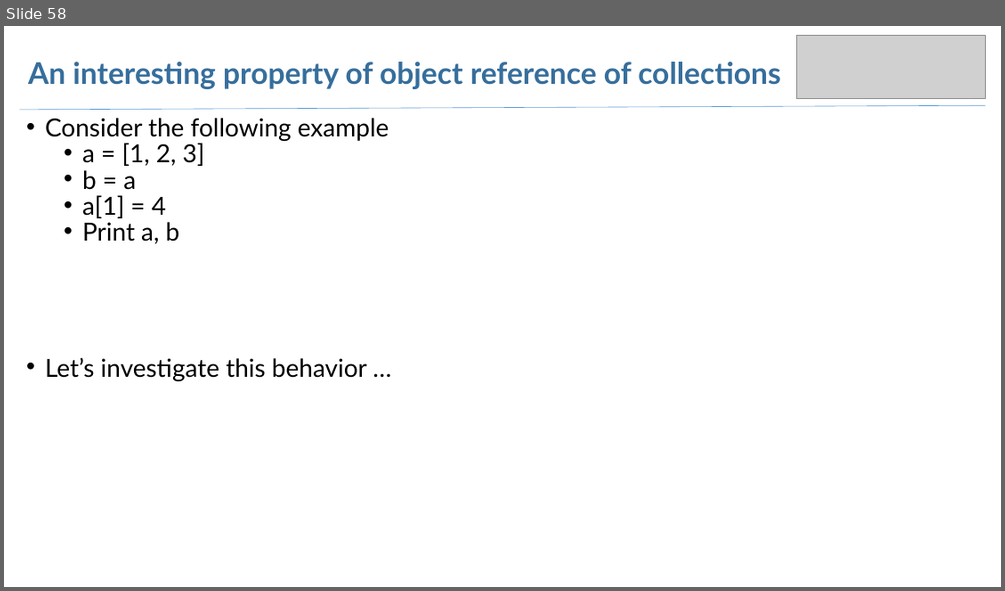
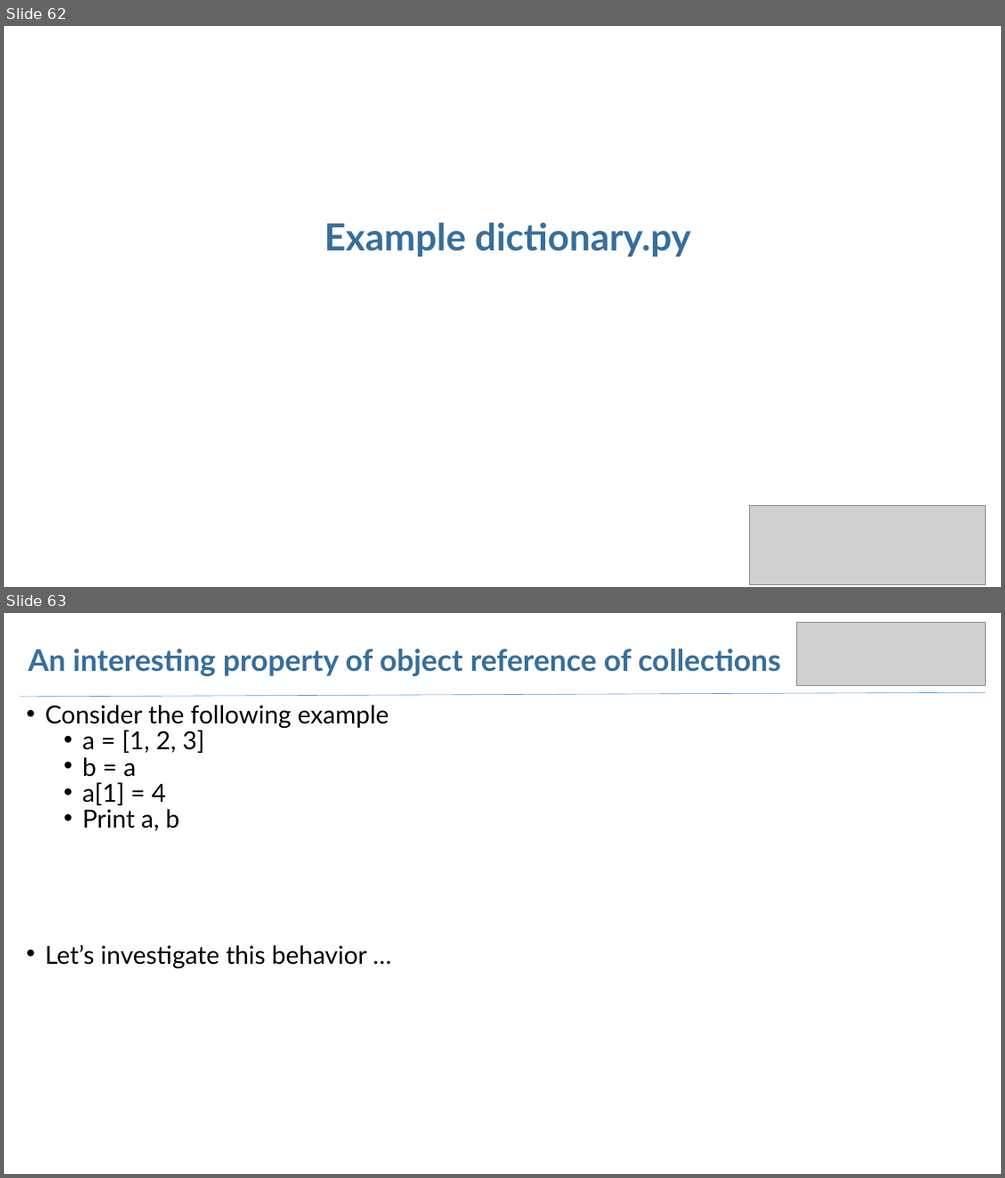
Before and after one commit to arjangvt/python-workshop, a slide deck: WorkshopSlides-Part1.pptx. Shown one above the other, each under a label of ours: slide 58 before the commit, slides 62 and 63 after it. The pictures are 1005x591 and 1005x1178 pixels, drawn with LibreOffice and Linux fonts; fonts in the diff are those of the drawing; grey boxes stand for pictures. Boxes give left, top, right and bottom in pixels: in the first picture for what was removed or moved away, otherwise in the second. Text is boxed around its words. In the diff, an @@ line names an element or a change of style, - is before the commit and + after.

```diff
--- a/WorkshopSlides-Part1.pptx
+++ b/WorkshopSlides-Part1.pptx
@@ slide 62 added at [4, 26, 1001, 587], background #FFFFFF @@
@@ title added at [324, 222, 690, 257], 36 pt, text #366E9C, bold @@
+Example dictionary.py
@@ picture added at [750, 506, 985, 585] @@
@@ what was slide 58 is now slide 63 @@
```
Also in this commit, not shown: 5 slides changed, 8 other slides added, 1 other file.
